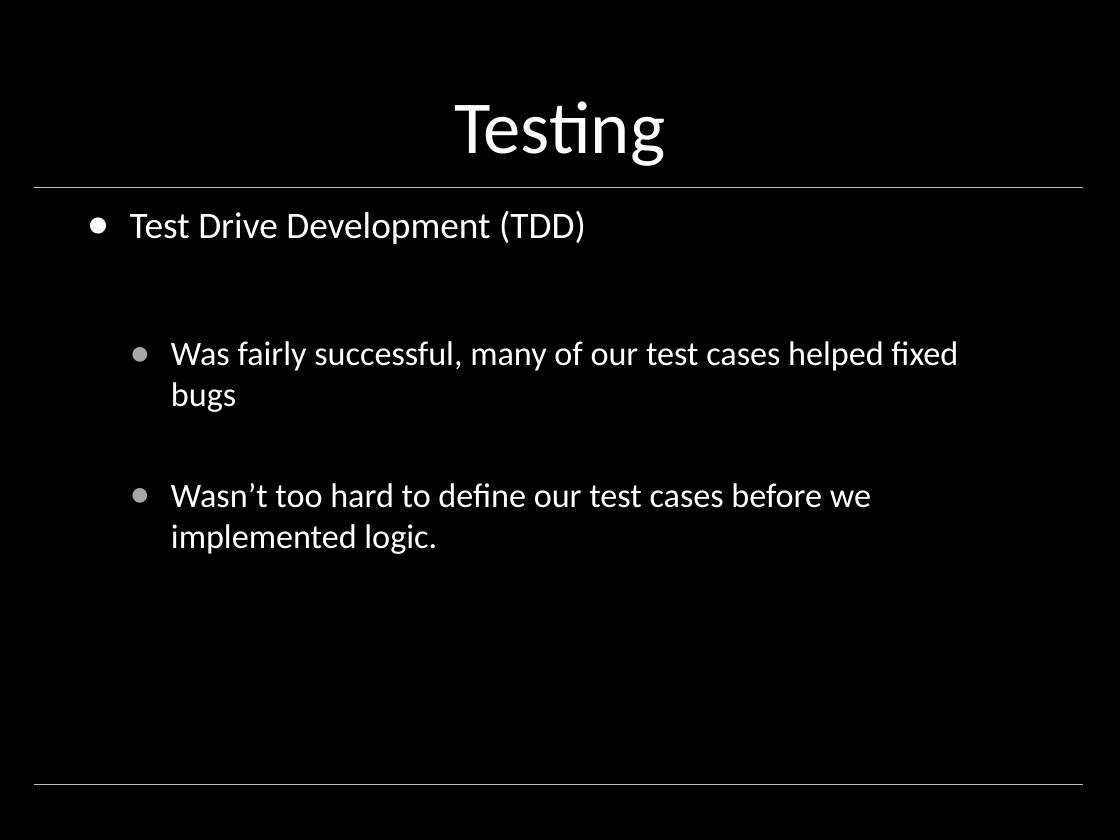
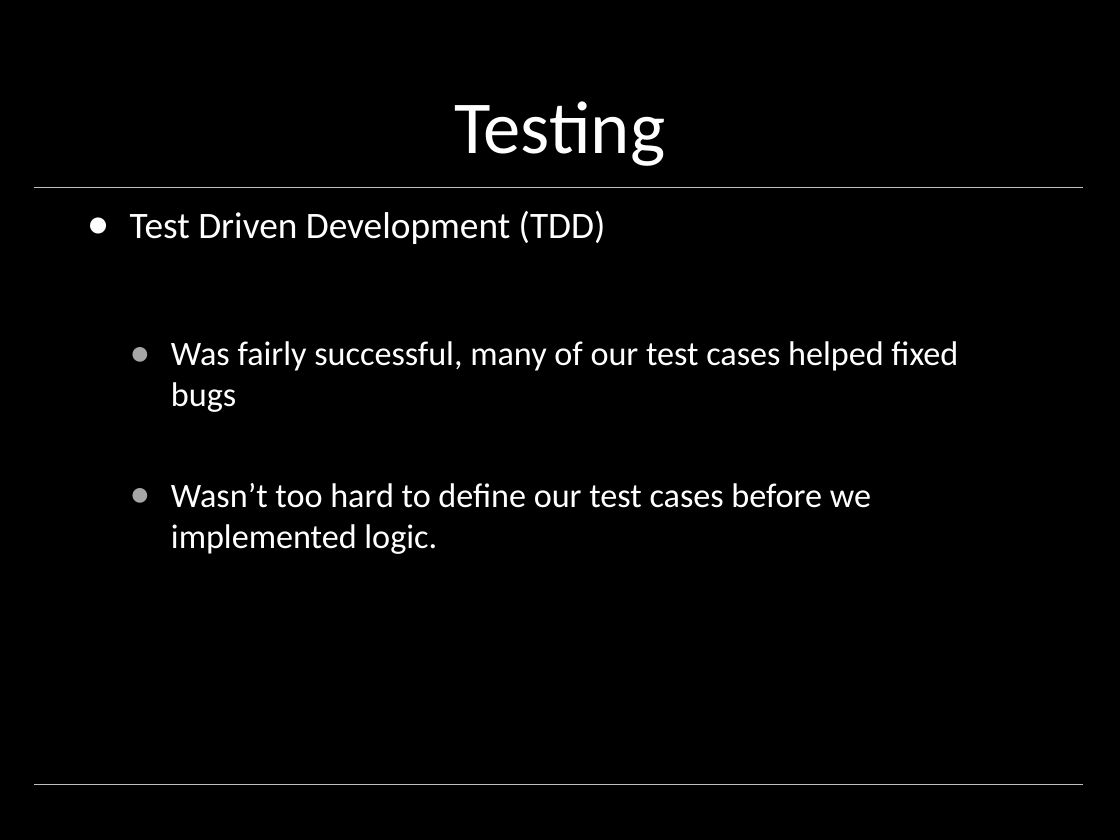
Before and after one commit to fernferret/JXI-DBManager, a slide deck: slide 3 of doc/FinalPres.pptx. Drawn at 1120x840 pixels with LibreOffice and Linux fonts; fonts in the diff are those of the drawing; background and template pictures are left out. Boxes give left, top, right and bottom in pixels: in the first picture for what was removed or moved away, otherwise in the second. Text is boxed around its words. In the diff, an @@ line names an element or a change of style, - is before the commit and + after.

```diff
--- a/doc/FinalPres.pptx
+++ b/doc/FinalPres.pptx
@@ text at [130, 211, 606, 244]: text changed @@
-● Test Drive Development (TDD)
+● Test Driven Development (TDD)
```
Also in this commit, not shown: 1 other slide changed, 1 slide added, 26 other files.
